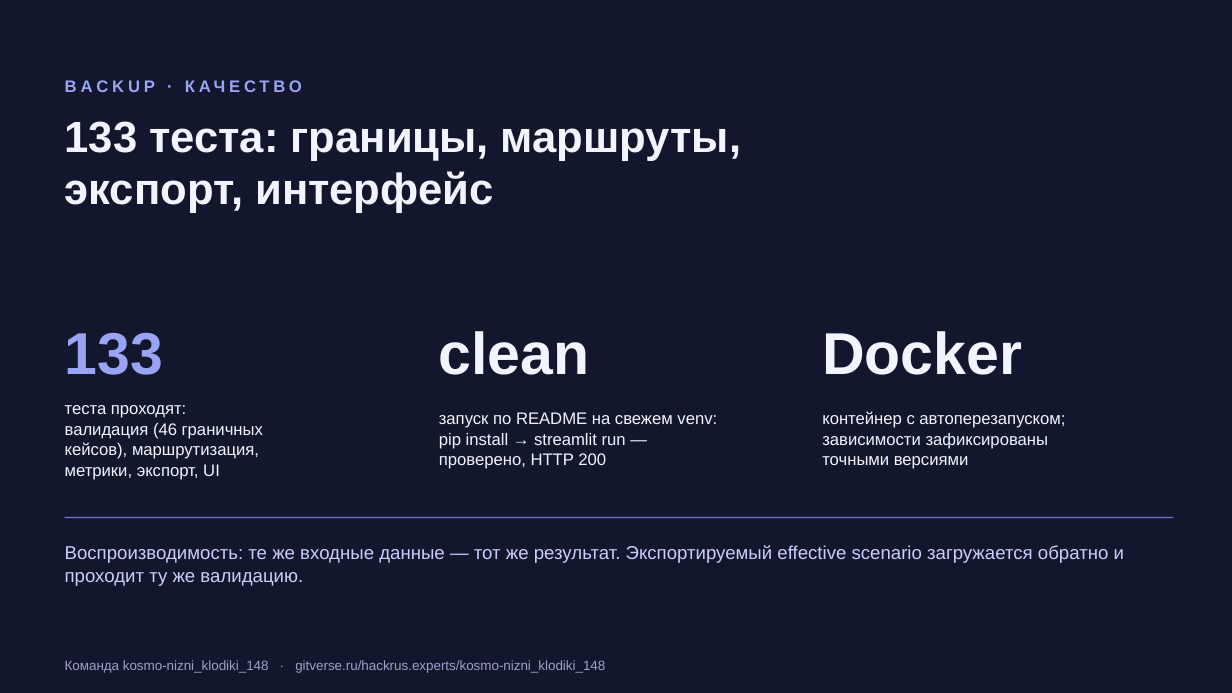
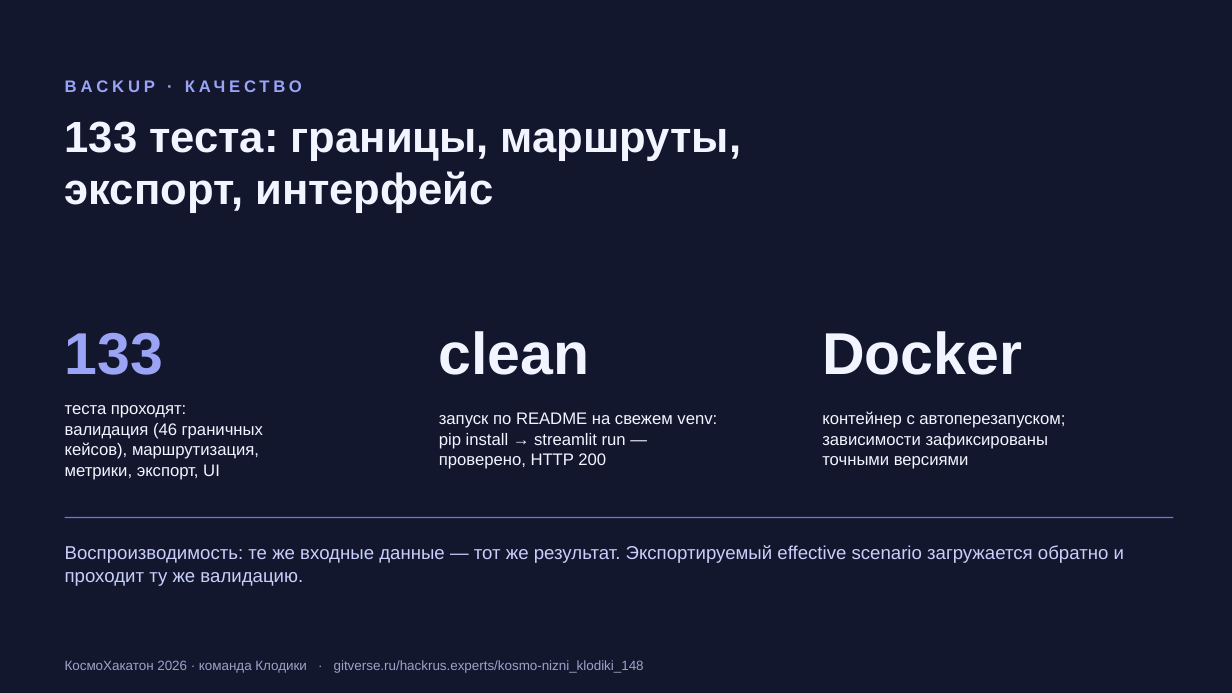
Before and after one commit to ivergit88/cosmohak, a slide deck: slide 9 of presentation/kosmo-nizni_klodiki_148_live.pptx. Drawn at 1232x693 pixels with LibreOffice and Linux fonts; fonts in the diff are those of the drawing. Boxes give left, top, right and bottom in pixels: in the first picture for what was removed or moved away, otherwise in the second. Text is boxed around its words. In the diff, an @@ line names an element or a change of style, - is before the commit and + after.

```diff
--- a/presentation/kosmo-nizni_klodiki_148_live.pptx
+++ b/presentation/kosmo-nizni_klodiki_148_live.pptx
@@ text at (x1=65, y1=660, x2=644, y2=673): text changed @@
-Команда kosmo-nizni_klodiki_148 · gitverse.ru/hackrus.experts/kosmo-nizni_klodiki_148
+КосмоХакатон 2026 · команда Клодики · gitverse.ru/hackrus.experts/kosmo-nizni_klodiki_148
```
Also in this commit, not shown: 10 other slides changed, 11 other files.
